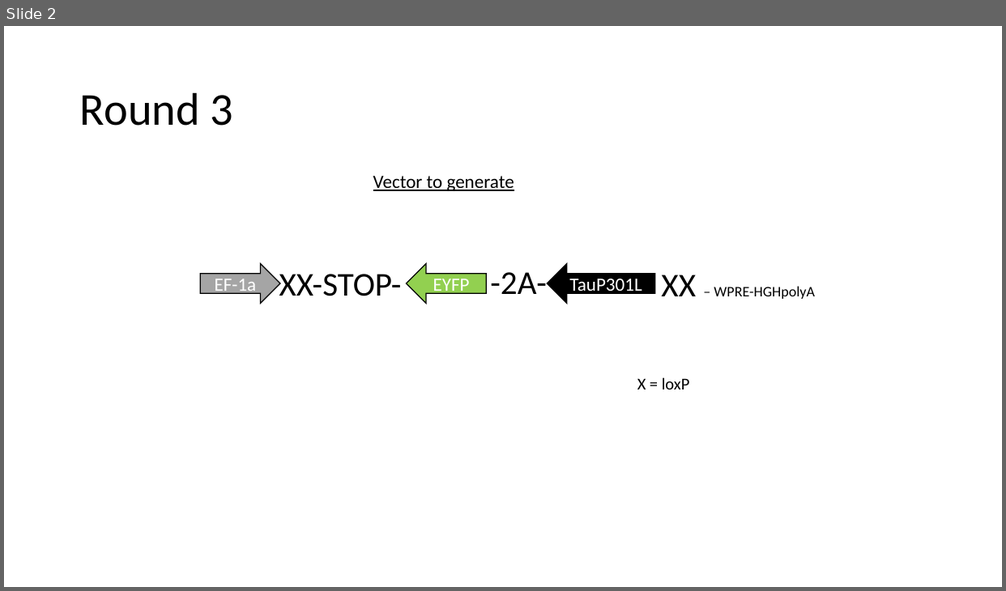
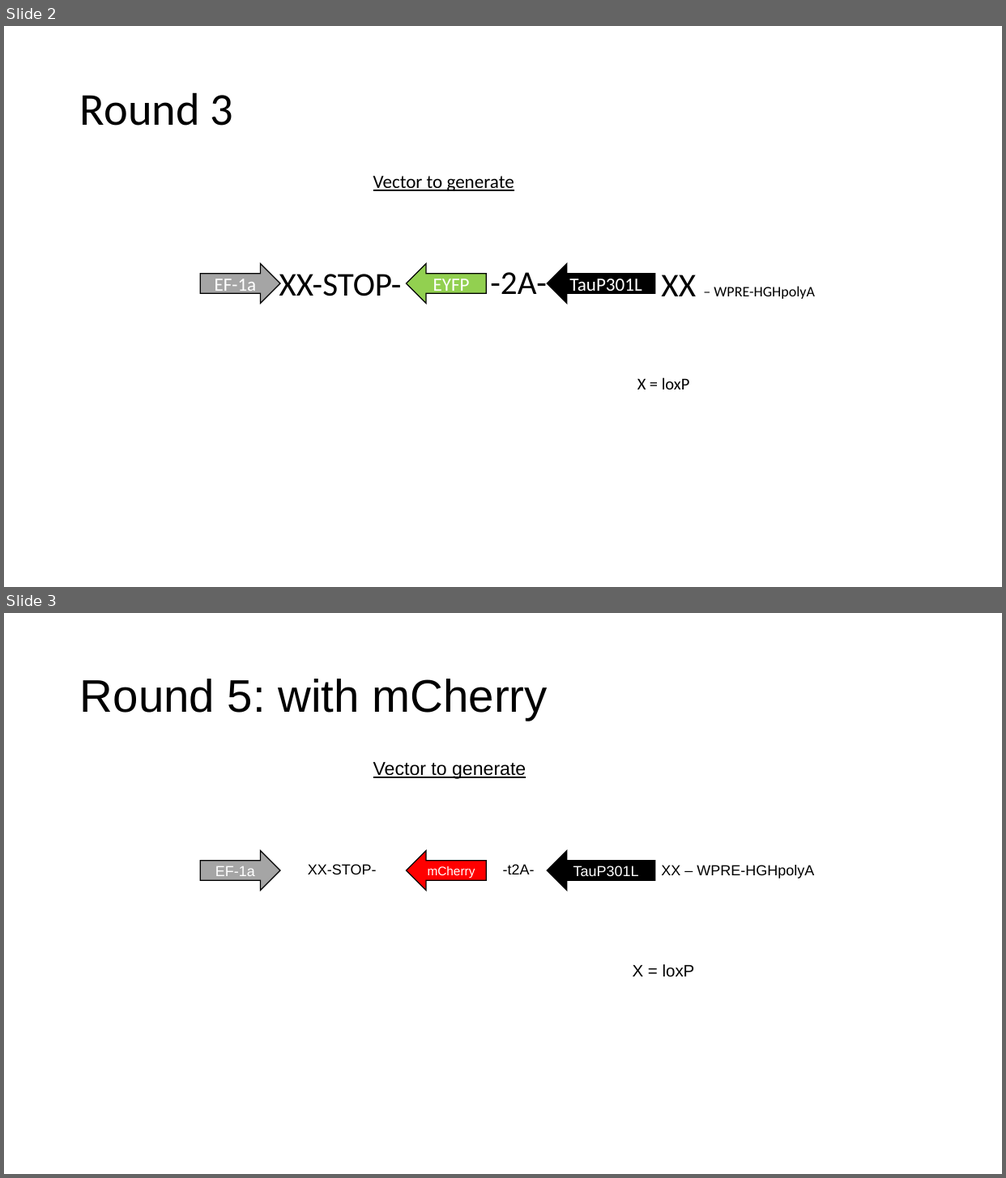
Before and after one commit to korkam/KamLab, a slide deck: _Experiments/virus/custom/DIO-tauP301L-2A-eGFP.pptx. Shown one above the other, each under a label of ours: slide 2 before the commit, slides 2 and 3 after it. The pictures are 1006x591 and 1006x1178 pixels, drawn with LibreOffice and Linux fonts; fonts in the diff are those of the drawing. Boxes give left, top, right and bottom in pixels: in the first picture for what was removed or moved away, otherwise in the second. Text is boxed around its words. In the diff, an @@ line names an element or a change of style, - is before the commit and + after.

```diff
--- a/_Experiments/virus/custom/DIO-tauP301L-2A-eGFP.pptx
+++ b/_Experiments/virus/custom/DIO-tauP301L-2A-eGFP.pptx
@@ slide 3 added at bbox=[4, 613, 1002, 1174], background #FFFFFF @@
@@ title added at bbox=[80, 679, 548, 720], 44 pt, text #000000 @@
+Round 5: with mCherry
@@ text added at bbox=[373, 762, 526, 779], 18 pt, text #000000, underline @@
+Vector to generate
@@ group added at bbox=[200, 851, 814, 977]: 4 texts, 2 left arrows, 1 right arrow @@
+EF-1a
+mCherry
+TauP301L
+XX – WPRE-HGHpolyA
+XX-STOP-
+X = loxP
+-t2A-
```
Also in this commit, not shown: 9 other files.
